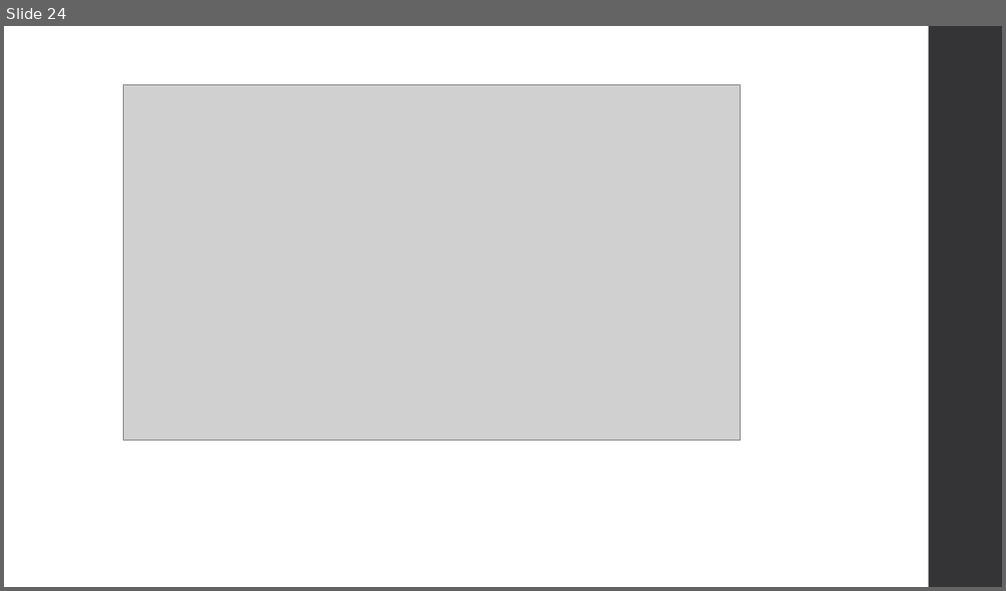
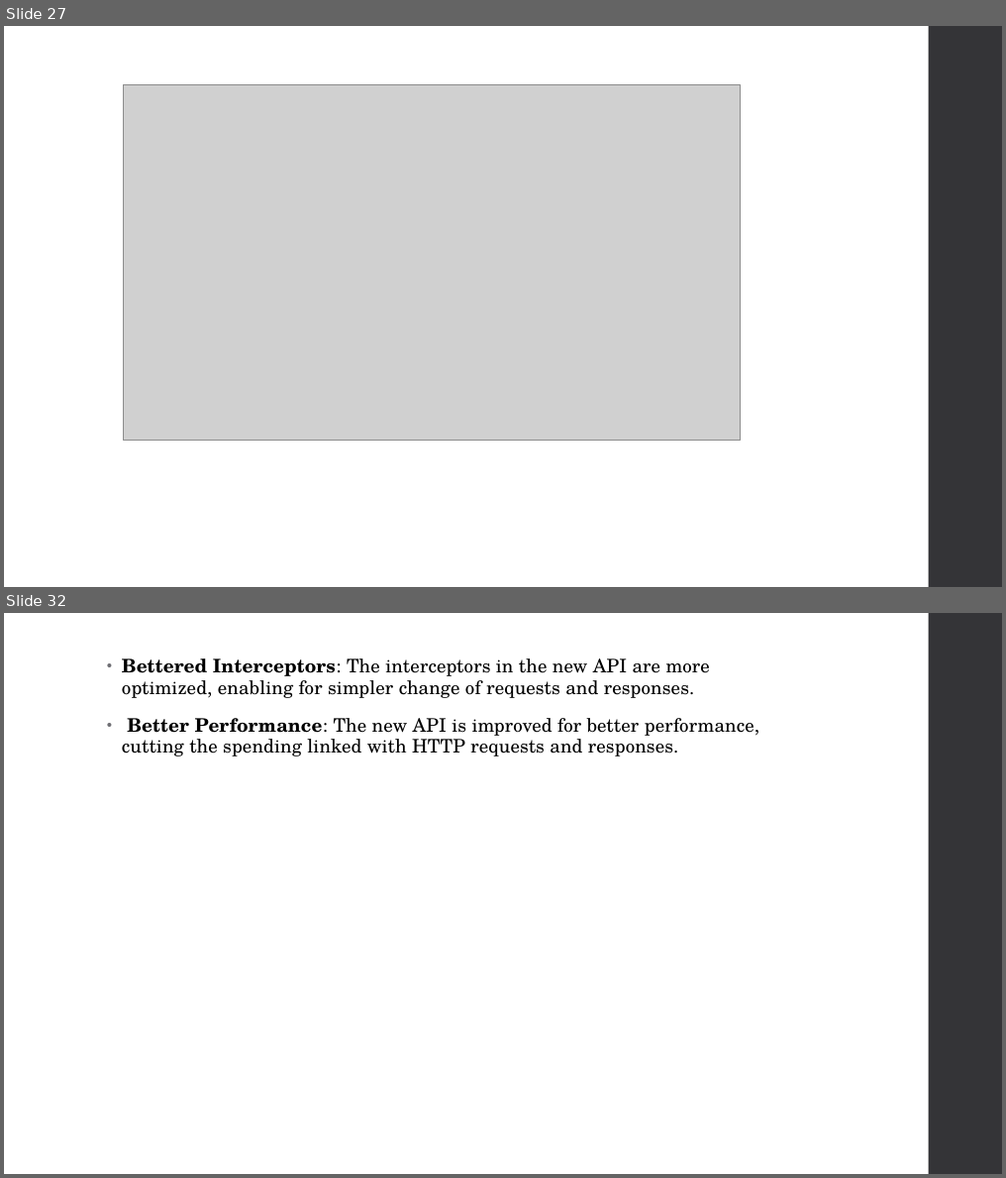
Before and after one commit to Abhijett/Streams, a slide deck: Signals.pptx. Shown one above the other, each under a label of ours: slide 24 before the commit, slides 27 and 32 after it; the slides between them are not shown. The pictures are 1006x591 and 1006x1178 pixels, drawn with LibreOffice and Linux fonts; fonts in the diff are those of the drawing; grey boxes stand for pictures. Boxes give left, top, right and bottom in pixels: in the first picture for what was removed or moved away, otherwise in the second. Text is boxed around its words. In the diff, an @@ line names an element or a change of style, - is before the commit and + after.

```diff
--- a/Signals.pptx
+++ b/Signals.pptx
@@ slide 32 added at [4,613,1002,1174], background #FFFFFF; not listed: 1 template element that a slide beside it also shows @@
@@ text added at [122,659,759,757], 18 pt, text #000000 @@
+• Bettered Interceptors: The interceptors in the new API are more optimized, enabling for simpler change of requests and responses.
+• Better Performance: The new API is improved for better performance, cutting the spending linked with HTTP requests and responses.
@@ what was slide 24 is now slide 27 @@
```
Also in this commit, not shown: 3 slides changed, 10 other slides added, 2 slides removed.
